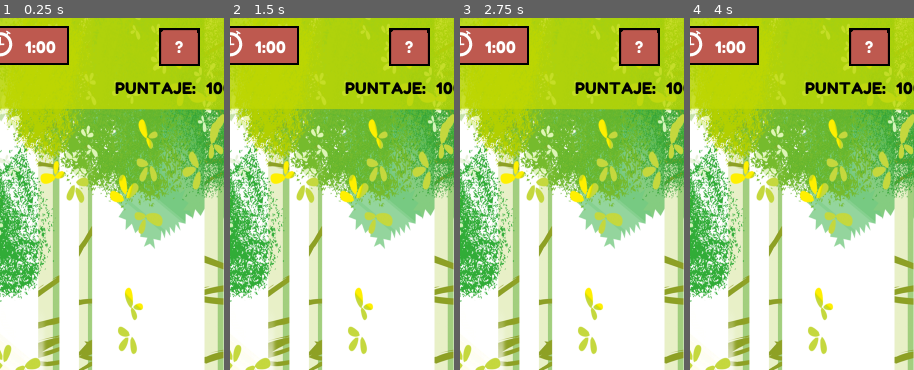
Above: before the commit, frames 1-4 (left to right).
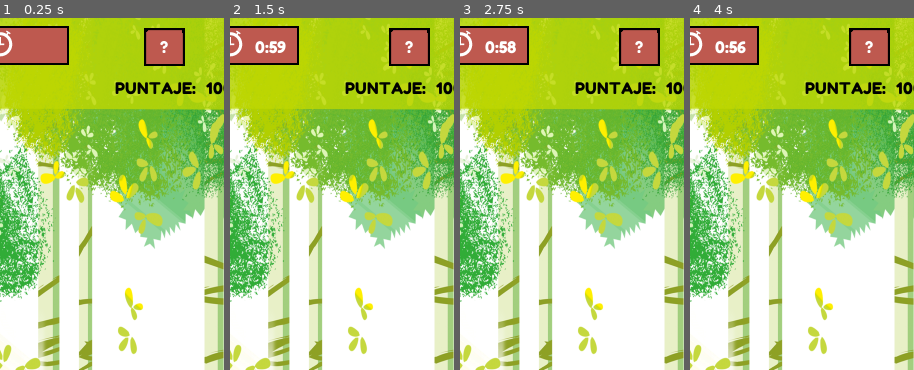
Above: after the commit, the same moments.

Repository: alexiaCat/Ux-Party
Game: Godot game, scene res://hanged_game/Main_hanged_game.tscn
Same seed, same stepped clock (60 frames per second), same inputs: the game is played once before the commit and once after it. The project has no main scene, so this scene is started directly.
Inputs:
- Up to frame 1 (0.25 s): no input
- Up to frame 2 (1.5 s): click "?" at 0.5 s; click "?" at 1.25 s
- Up to frame 3 (2.75 s): click "?" at 2 s
- Up to frame 4 (4 s): tap Enter at 2.75 s; tap Space at 3.5 s
The pictures show only the part of the screen within x 8-58%, y 0-50%; the shares and areas given below are measured in that part.

The runs differ from the first frame. In frame 1, 2.2% of the frame differs, in the area x 11-90%, y 2-14%; in frame 2, 0.3%; in frame 3, 0.3%; in frame 4, 0.3%.

Commit message:
Cronometro ok

Diff:
--- /dev/null
+++ b/gamehandler.gd
@@ -0,0 +1,13 @@
+extends Node
+
+var vidas_jugador = 5
+var time_left = 60
+var puntos = 0
+var turno = true
+
+# Called when the node enters the scene tree for the first time.
+func _ready():
+	pass # Replace with function body.
+
+func update_time():
+	get_tree().get_nodes_in_group("tiempo")[0].text = String(time_left/60) + ":" + String(time_left%60)
--- a/hanged_game/Main_hanged_game.gd
+++ b/hanged_game/Main_hanged_game.gd
@@ -1,15 +1 @@
 extends Node2D
-
-export (int) var playtime
-
-var time_left = 60
-var score = 500
-var playing = false
-
-signal start_game
-
-func update_score(value):
-	$Control/MarginContainer2/ScoreLabel.text = str(value)
-
-func update_time(value):
-	$Control/MarginContainer/HBoxContainer/TimeLabel.text = str(value)
--- a/project.godot
+++ b/project.godot
@@ -12,6 +12,10 @@
 
 config/name="Ux Party"
 config/icon="res://icon.png"
+
+[autoload]
+
+Gamehandler="*res://gamehandler.gd"
 
 [display]
 
--- a/top_bar_minigames/top_bar_minigames.gd
+++ b/top_bar_minigames/top_bar_minigames.gd
@@ -1 +1,9 @@
 extends CanvasLayer
+
+
+func _on_Timer_timeout():
+	if(Gamehandler.time_left > 0):
+		Gamehandler.time_left -= 1
+		Gamehandler.update_time()
+	else:
+		print("Se acabo el tiempo")
--- a/top_bar_minigames/top_bar_minigames.tscn
+++ b/top_bar_minigames/top_bar_minigames.tscn
@@ -31,16 +31,14 @@
 margin_bottom = 48.0
 size_flags_horizontal = 5
 
-[node name="TimeLabel" type="Label" parent="Control/MarginContainer/HBoxContainer"]
+[node name="TimeLabel" type="Label" parent="Control/MarginContainer/HBoxContainer" groups=["tiempo"]]
 margin_top = 9.0
-margin_right = 31.0
 margin_bottom = 29.0
 custom_fonts/font = SubResource( 1 )
-text = "1:00"
 
 [node name="Button_tutorial" type="TextureButton" parent="Control/MarginContainer/HBoxContainer"]
-margin_left = 134.0
-margin_right = 175.0
+margin_left = 119.0
+margin_right = 160.0
 margin_bottom = 38.0
 size_flags_horizontal = 6
 texture_normal = ExtResource( 5 )
@@ -64,7 +62,7 @@
 texture_pressed = ExtResource( 3 )
 texture_hover = ExtResource( 2 )
 
-[node name="TimeLabel" type="Label" parent="Control/MarginContainer/HBoxContainer/Button_quit"]
+[node name="label_quit" type="Label" parent="Control/MarginContainer/HBoxContainer/Button_quit"]
 anchor_left = 0.5
 anchor_top = 0.5
 anchor_right = 0.5
@@ -100,6 +98,7 @@
 text = "100"
 align = 2
 
-[node name="MessageTimer" type="Timer" parent="."]
-wait_time = 60.0
-one_shot = true
+[node name="Timer" type="Timer" parent="."]
+autostart = true
+
+[connection signal="timeout" from="Timer" to="." method="_on_Timer_timeout"]
